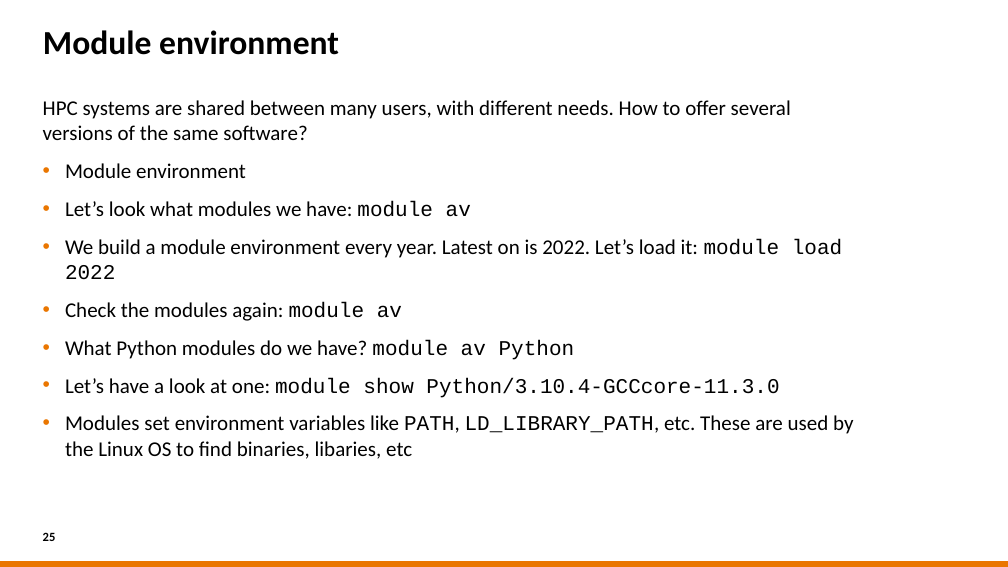
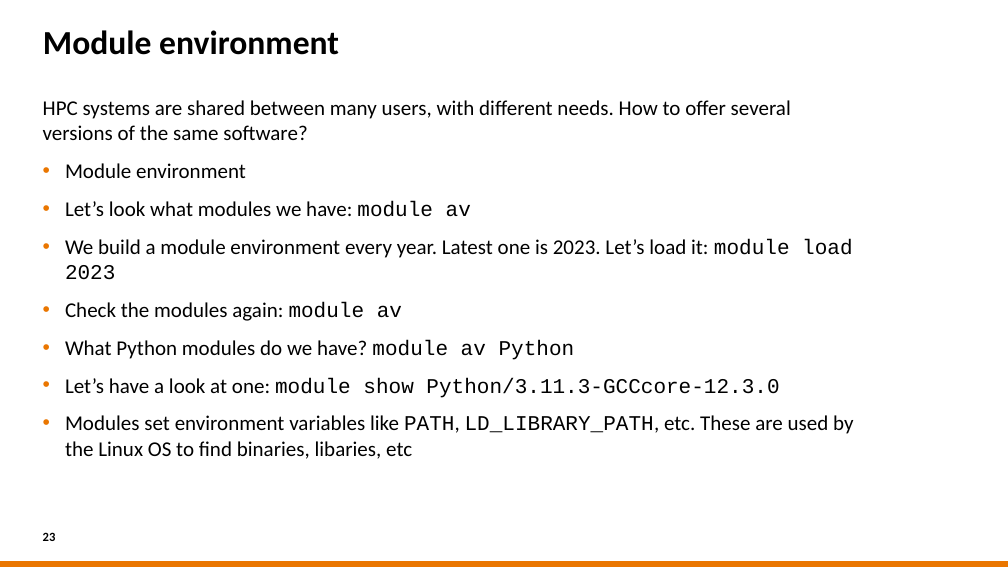
Before and after one commit to sara-nl/HPML-course-materials, a slide deck: slide 23 of Day2/slides/Software_installations_on_HPC_systems.pptx (slide 25 before the commit). Drawn at 1008x567 pixels with LibreOffice and Linux fonts; fonts in the diff are those of the drawing; background and template pictures are left out. Boxes give left, top, right and bottom in pixels: in the first picture for what was removed or moved away, otherwise in the second. Text is boxed around its words. In the diff, an @@ line names an element or a change of style, - is before the commit and + after.

```diff
--- a/Day2/slides/Software_installations_on_HPC_systems.pptx
+++ b/Day2/slides/Software_installations_on_HPC_systems.pptx
@@ text at [65, 239, 852, 280]: text changed @@
-• We build a module environment every year. Latest on is 2022. Let’s load it: module load 2022
+• We build a module environment every year. Latest one is 2023. Let’s load it: module load 2023
@@ text at [65, 378, 779, 398]: text changed @@
-• Let’s have a look at one: module show Python/3.10.4-GCCcore-11.3.0
+• Let’s have a look at one: module show Python/3.11.3-GCCcore-12.3.0
```
Also in this commit, not shown: 12 other slides changed, 1 slide added, 3 slides removed.
